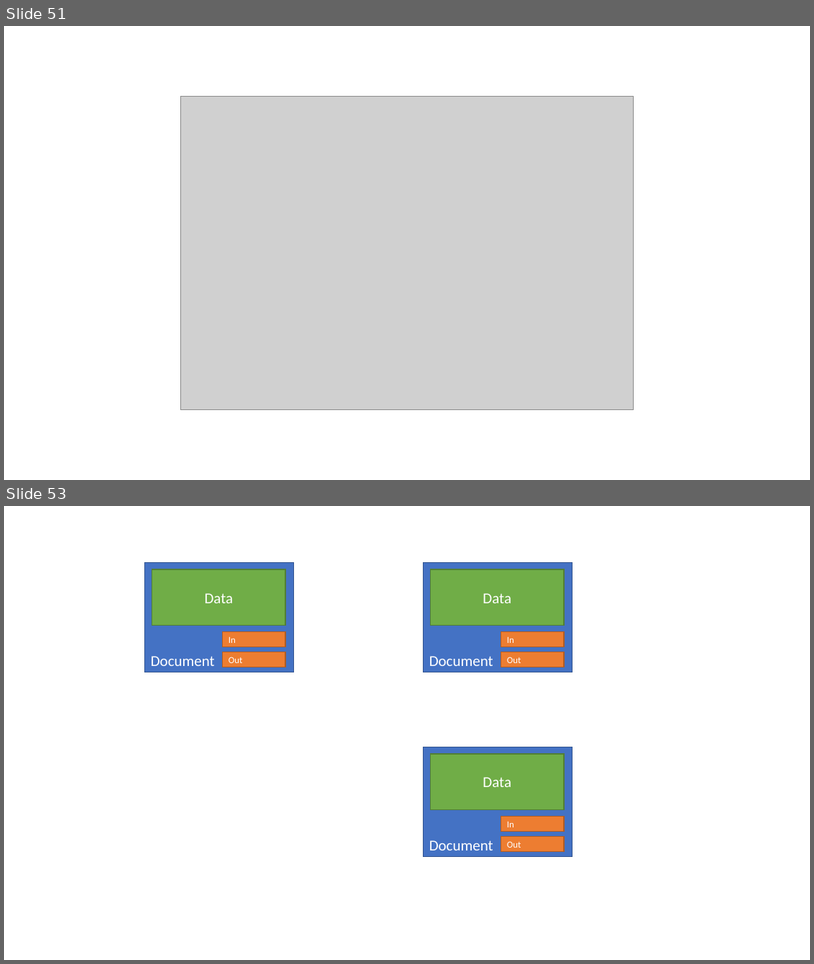
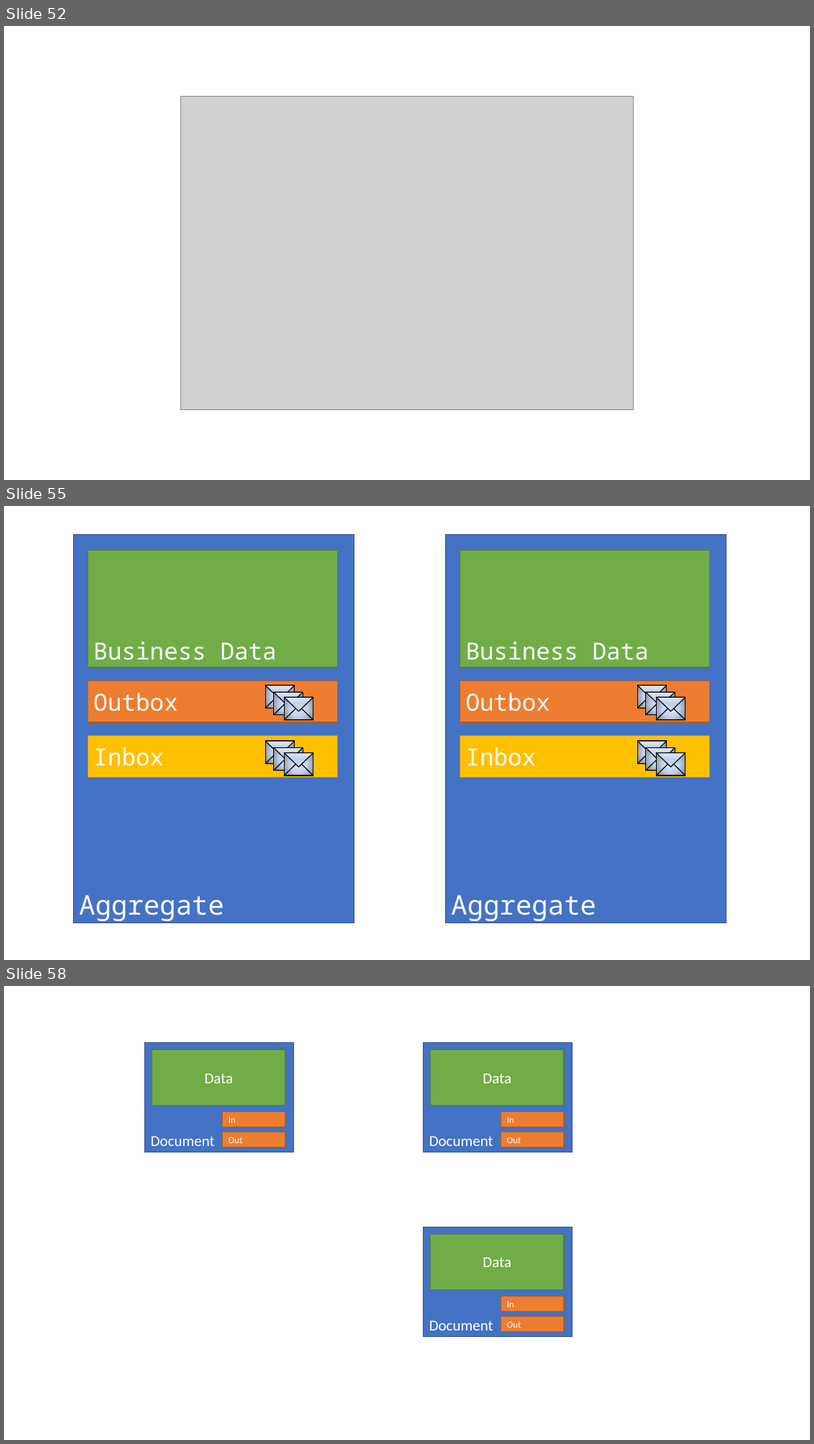
Before and after one commit to jbogard/presentations, a slide deck: FromSQLtoAzureCosmosDB/FromSQLtoAzureCosmosDB.pptx. Shown one above the other, each under a label of ours: slides 51 and 53 before the commit, slides 52, 55 and 58 after it; the slides between them are not shown. The pictures are 814x964 and 814x1444 pixels, drawn with LibreOffice and Linux fonts; fonts in the diff are those of the drawing; grey boxes stand for pictures. Boxes give left, top, right and bottom in pixels: in the first picture for what was removed or moved away, otherwise in the second. Text is boxed around its words. In the diff, an @@ line names an element or a change of style, - is before the commit and + after.

```diff
--- a/FromSQLtoAzureCosmosDB/FromSQLtoAzureCosmosDB.pptx
+++ b/FromSQLtoAzureCosmosDB/FromSQLtoAzureCosmosDB.pptx
@@ slide 55 added at box(4, 506, 810, 960), background #FFFFFF @@
@@ rectangle added at box(73, 534, 354, 923), fill #4472C4, outline #325491 1 pt, 32 pt, text #FFFFFF @@
+Aggregate
@@ rectangle added at box(445, 534, 727, 923), fill #4472C4, outline #325491 1 pt, 32 pt, text #FFFFFF @@
+Aggregate
@@ rectangle added at box(88, 550, 338, 667), fill #70AD47, outline #538035 1 pt, 28 pt, text #FFFFFF @@
+Business Data
@@ rectangle added at box(460, 550, 710, 667), fill #70AD47, outline #538035 1 pt, 28 pt, text #FFFFFF @@
+Business Data
@@ rectangle added at box(88, 681, 338, 722), fill #ED7D31, outline #AF5C24 1 pt, 28 pt, text #FFFFFF @@
+Outbox
@@ group added at box(265, 685, 313, 720): 6 triangles, 3 rectangles @@
@@ rectangle added at box(460, 681, 710, 722), fill #ED7D31, outline #AF5C24 1 pt, 28 pt, text #FFFFFF @@
+Outbox
@@ group added at box(638, 685, 686, 720): 6 triangles, 3 rectangles @@
@@ rectangle added at box(88, 735, 338, 777), fill #FFC000, outline #BD8E00 1 pt, 28 pt, text #FFFFFF @@
+Inbox
@@ rectangle added at box(460, 735, 710, 777), fill #FFC000, outline #BD8E00 1 pt, 28 pt, text #FFFFFF @@
+Inbox
@@ group added at box(265, 741, 313, 775): 6 triangles, 3 rectangles @@
@@ group added at box(638, 741, 686, 775): 6 triangles, 3 rectangles @@
@@ what was slide 51 is now slide 52 @@
@@ what was slide 53 is now slide 58 @@
```
Also in this commit, not shown: 1 slide changed, 57 other slides added, 1 slide removed, 4 other files.
